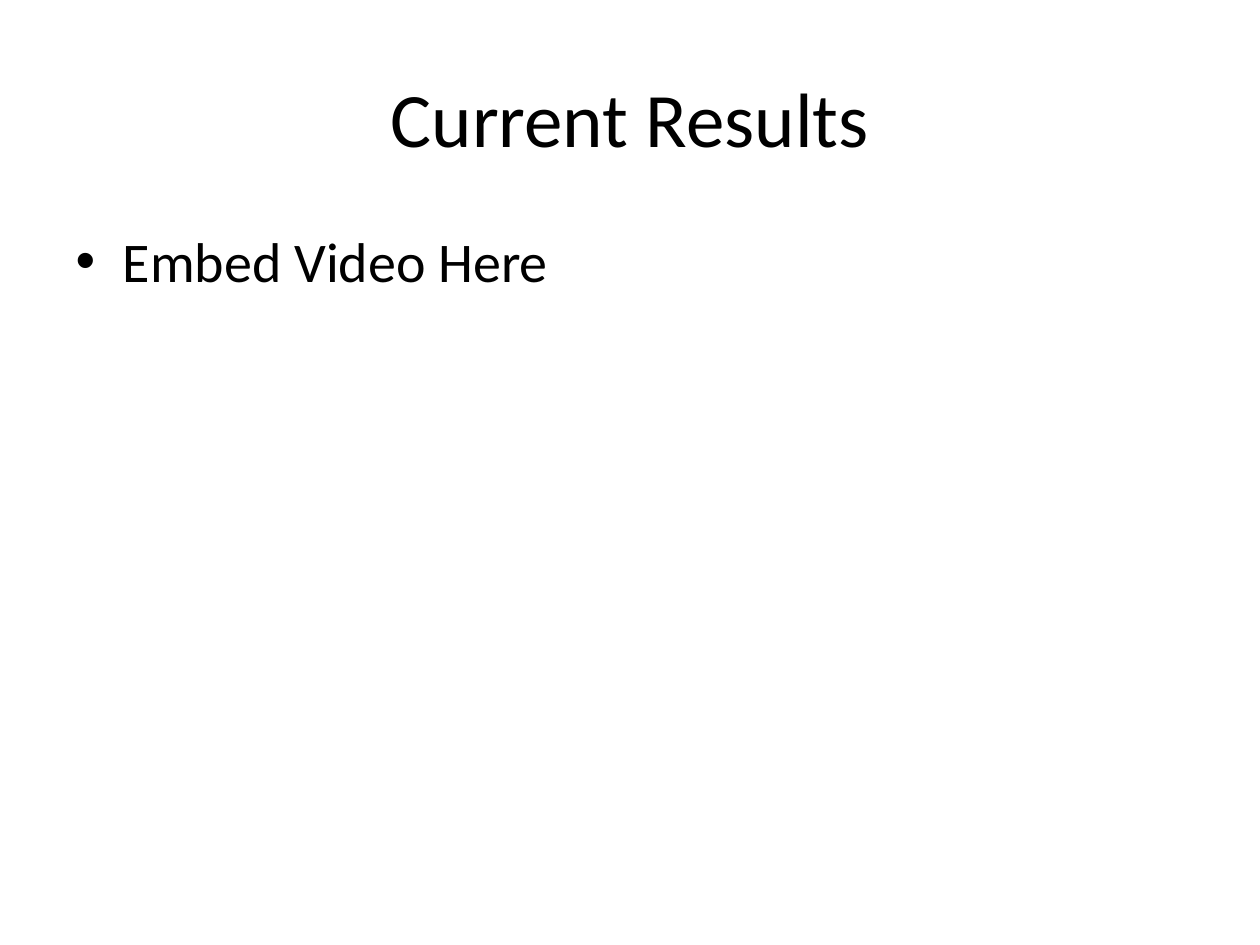
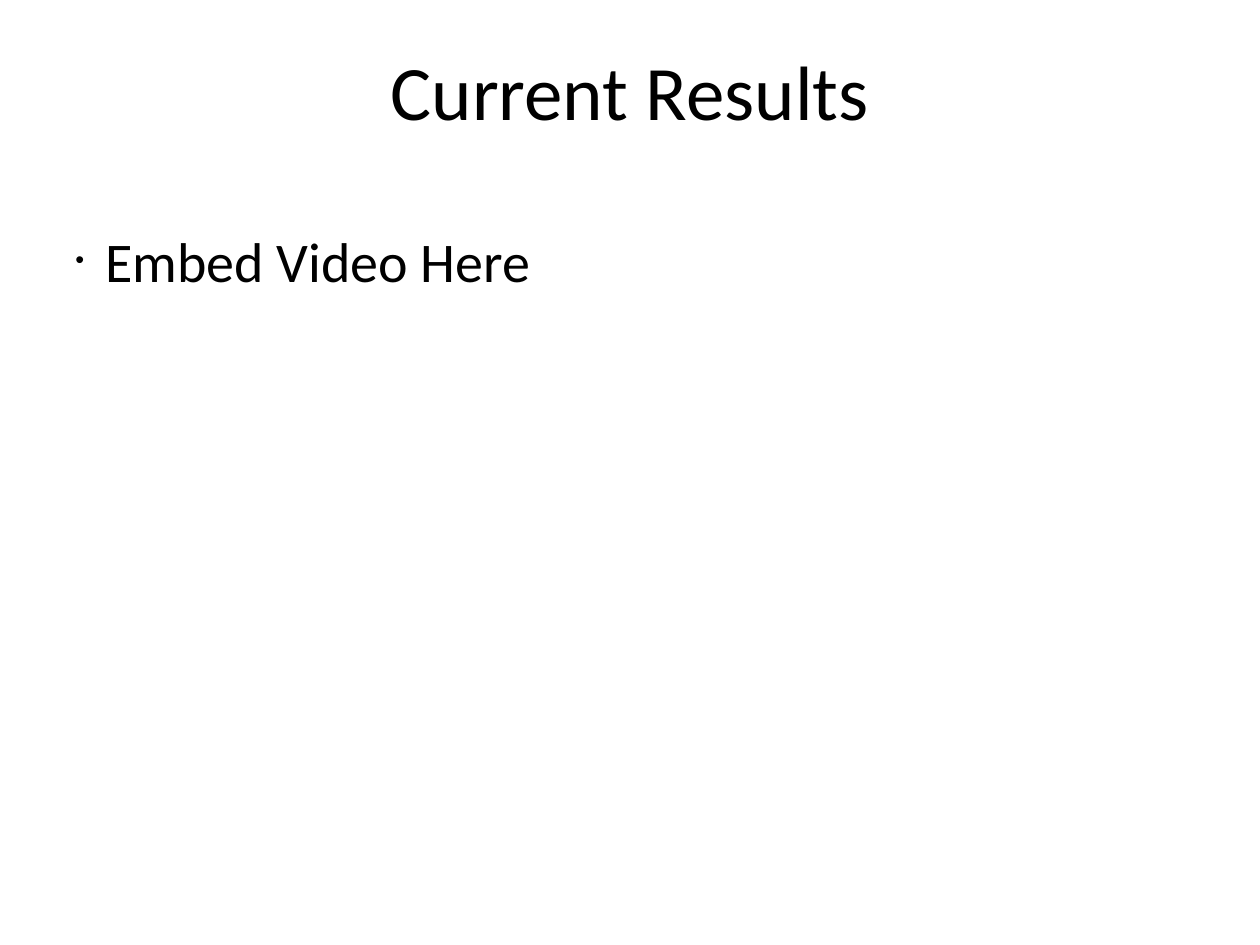
Before and after one commit to shangma/ComputerVisionFinalProject, a slide deck: slide 8 of Final Project.pptx. Drawn at 1260x945 pixels with LibreOffice and Linux fonts; fonts in the diff are those of the drawing. Boxes give left, top, right and bottom in pixels: in the first picture for what was removed or moved away, otherwise in the second. Text is boxed around its words. In the diff, an @@ line names an element or a change of style, - is before the commit and + after.

```diff
--- a/Final Project.pptx
+++ b/Final Project.pptx
@@ text "Current Results" at [391, 66, 869, 121]: vertical alignment middle to top @@
@@ text "Embed Video Here" at [105, 243, 530, 283]: indent changed; less space between paragraphs @@
```
Also in this commit, not shown: 6 other slides changed, 1 slide added, 1 slide removed, 2 other files.
